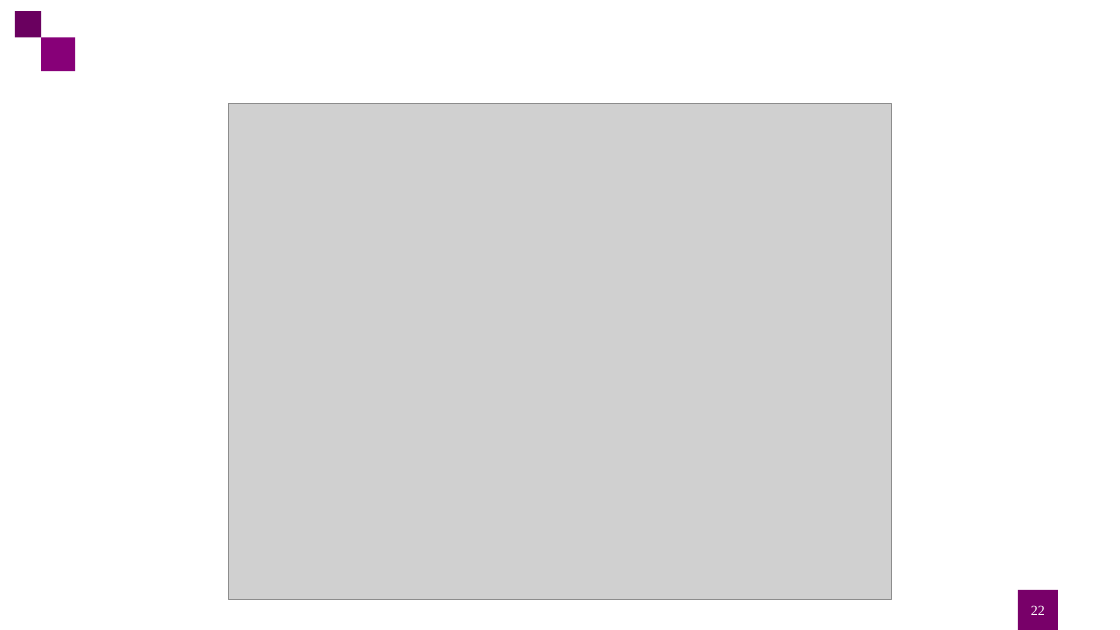
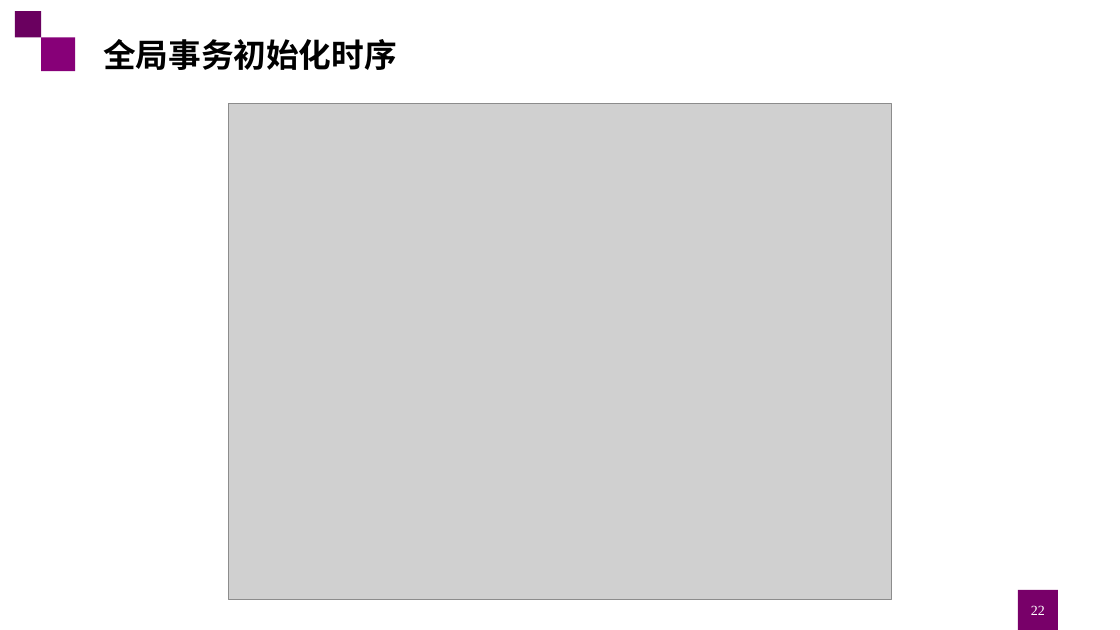
Before and after one commit to ZhangJihua0327/master-thesis, a slide deck: slide 21 of docs/522024320201_张继华_硕士论文正式答辩.pptx. Drawn at 1120x630 pixels with LibreOffice and Linux fonts; fonts in the diff are those of the drawing; grey boxes stand for pictures; background and template pictures are left out. Boxes give left, top, right and bottom in pixels: in the first picture for what was removed or moved away, otherwise in the second. Text is boxed around its words. In the diff, an @@ line names an element or a change of style, - is before the commit and + after.

```diff
--- a/docs/522024320201_张继华_硕士论文正式答辩.pptx
+++ b/docs/522024320201_张继华_硕士论文正式答辩.pptx
@@ text added at [103,39,397,70], 28 pt, text #000000, bold @@
+全局事务初始化时序
```
Also in this commit, not shown: 1 other slide changed, 1 other file.
